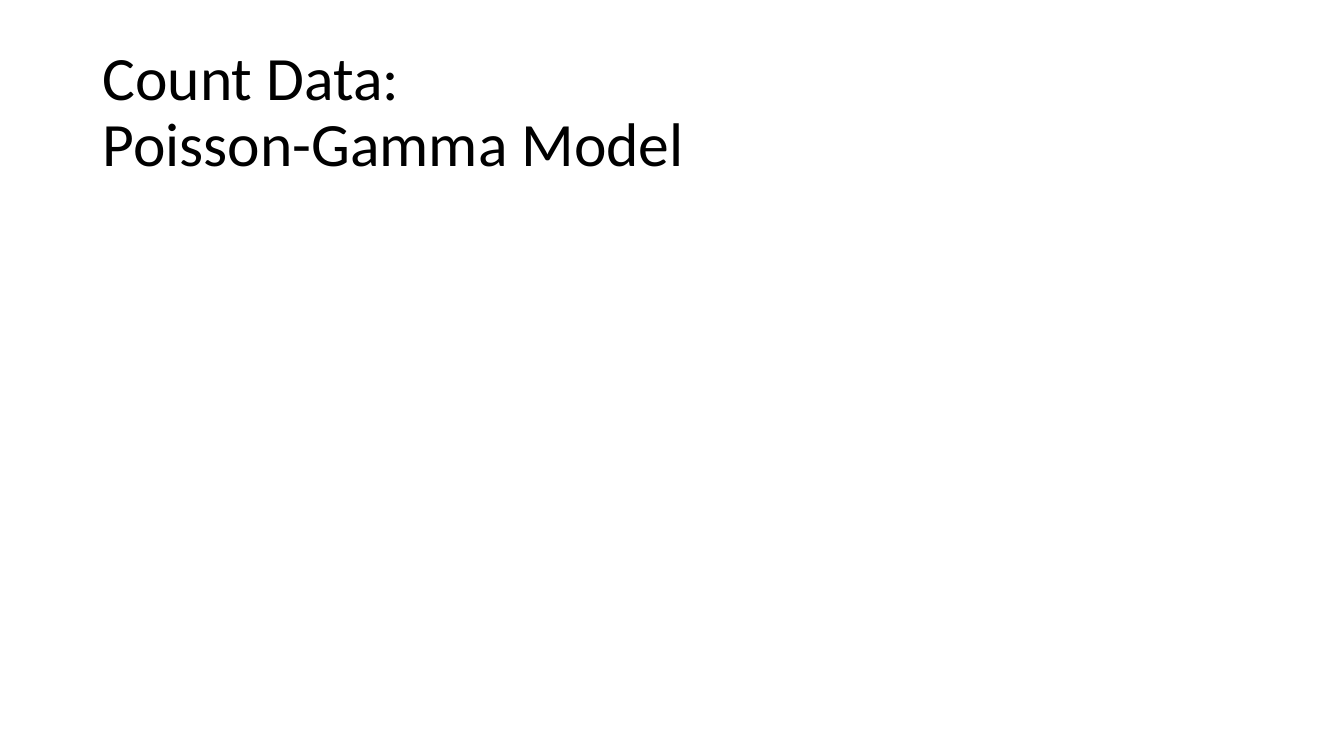
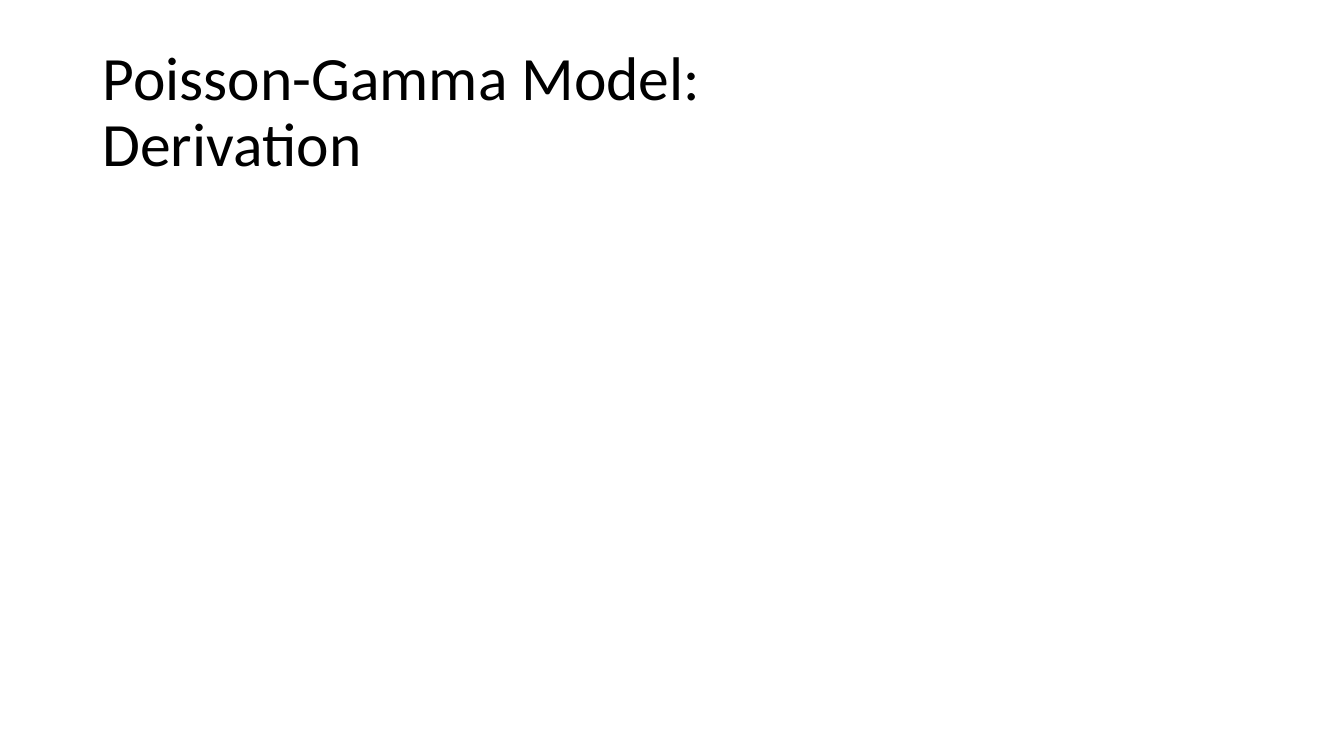
Before and after one commit to vgharris3/predictiveInference, a slide deck: slide 18 of Thesis_Files/ThesisDefense.pptx (slide 15 before the commit). Drawn at 1344x756 pixels with LibreOffice and Linux fonts; fonts in the diff are those of the drawing; grey boxes stand for pictures. Boxes give left, top, right and bottom in pixels: in the first picture for what was removed or moved away, otherwise in the second. Text is boxed around its words. In the diff, an @@ line names an element or a change of style, - is before the commit and + after.

```diff
--- a/Thesis_Files/ThesisDefense.pptx
+++ b/Thesis_Files/ThesisDefense.pptx
@@ title at (x1=102, y1=57, x2=700, y2=167): text changed @@
-Count Data:
-Poisson-Gamma Model
+Poisson-Gamma Model:
+Derivation
```
Also in this commit, not shown: 10 other slides changed, 14 slides added, 8 other files.
